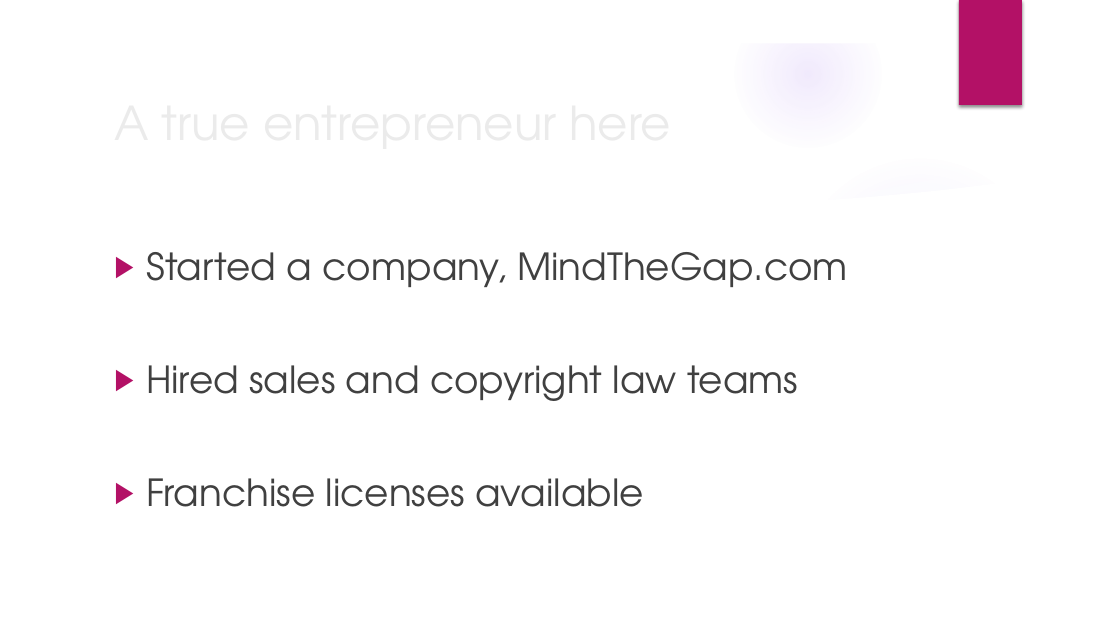
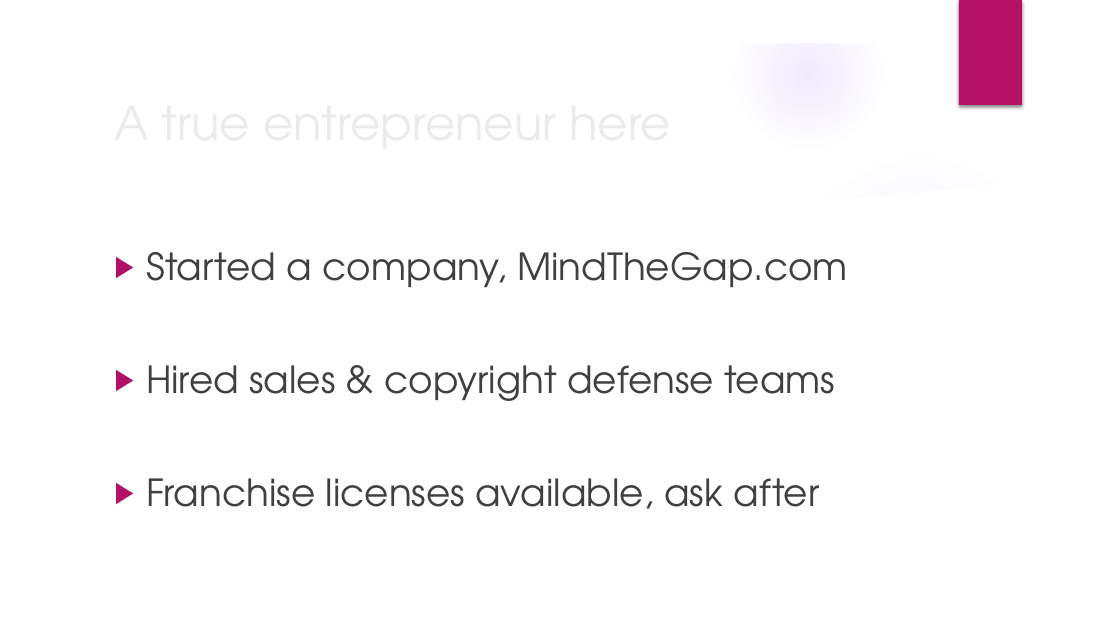
Before and after one commit to ATMOcanes/MindTheGap_wxbiz_game_course, a slide deck: slide 16 of Mapes_MindTheGap_AMS2024.pptx (slide 13 before the commit). Drawn at 1120x630 pixels with LibreOffice and Linux fonts; fonts in the diff are those of the drawing; background and template pictures are left out. Boxes give left, top, right and bottom in pixels: in the first picture for what was removed or moved away, otherwise in the second. Text is boxed around its words. In the diff, an @@ line names an element or a change of style, - is before the commit and + after.

```diff
--- a/Mapes_MindTheGap_AMS2024.pptx
+++ b/Mapes_MindTheGap_AMS2024.pptx
@@ text at (146, 365, 835, 509): text changed @@
-▶ Hired sales and copyright law teams
-▶ Franchise licenses available
+▶ Hired sales & copyright defense teams
+▶ Franchise licenses available, ask after
```
Also in this commit, not shown: 11 other slides changed, 6 slides added, 2 slides removed.
